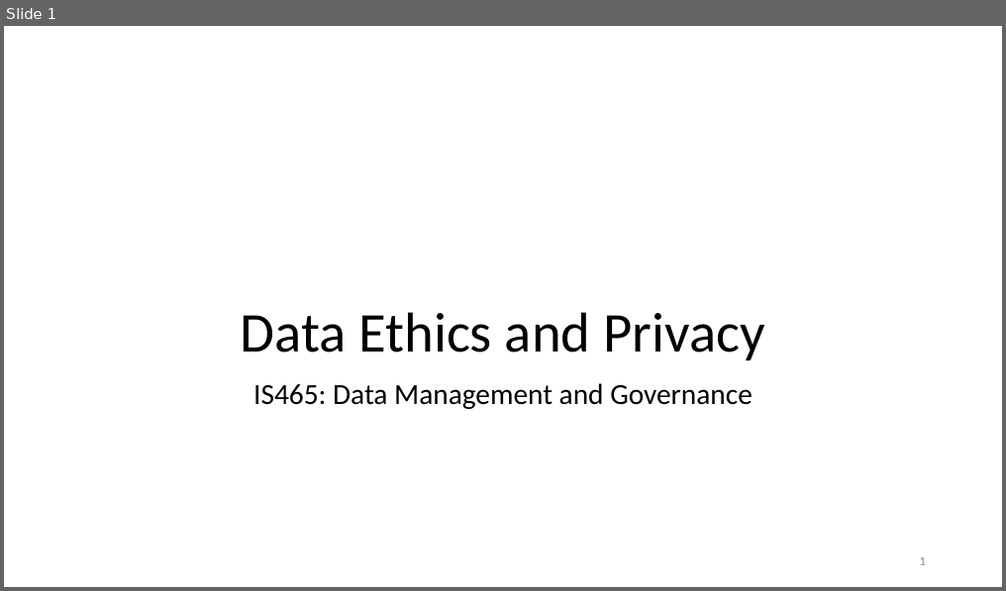
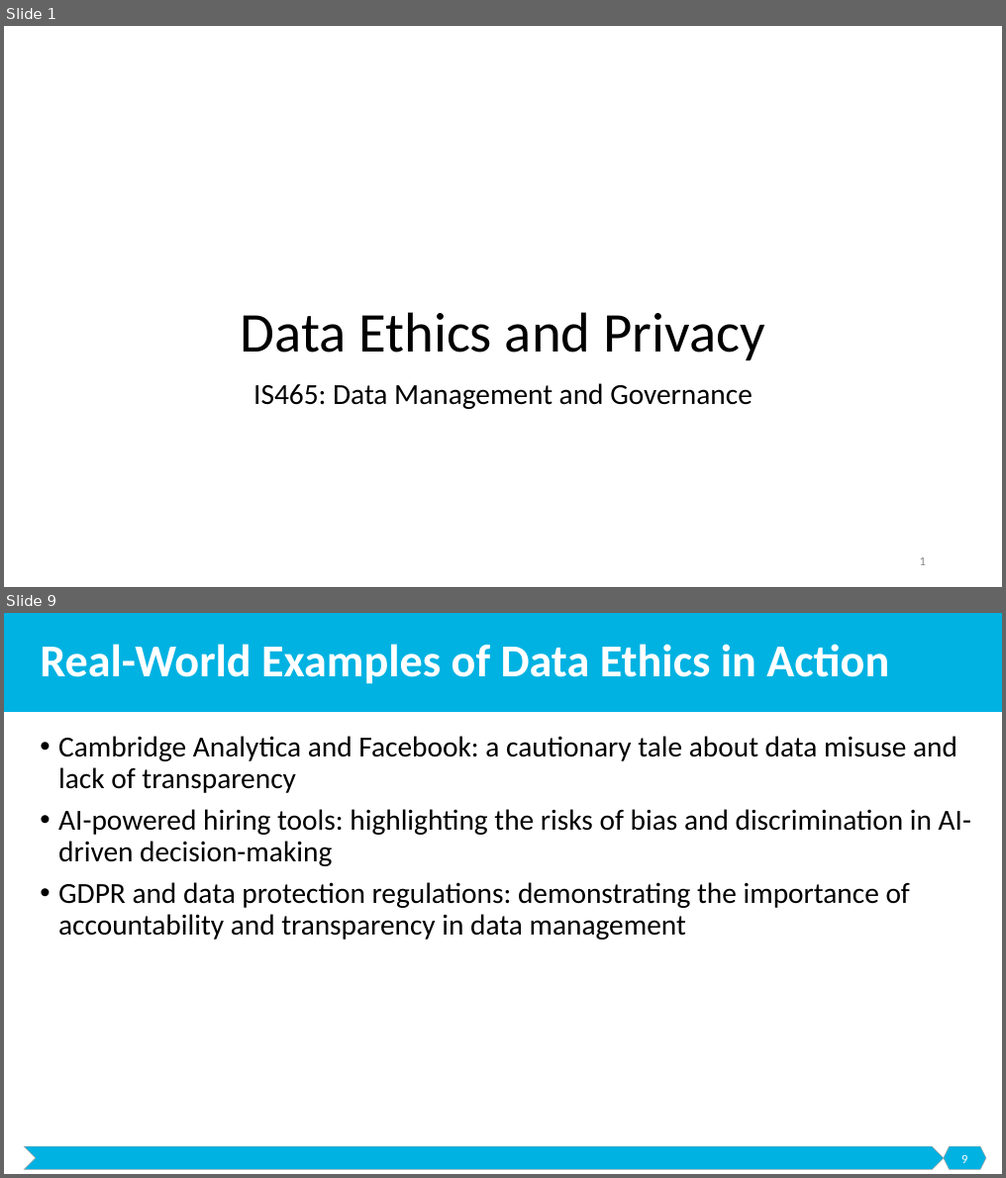
Before and after one commit to malenezi/malenezi, a slide deck: IS466/Lectures/7-DEP/Data Ethics and Privacy.pptx. Shown one above the other, each under a label of ours: slide 1 before the commit, slides 1 and 9 after it; the slides between them are not shown. The pictures are 1006x591 and 1006x1178 pixels, drawn with LibreOffice and Linux fonts; fonts in the diff are those of the drawing; background and template pictures are left out. Boxes give left, top, right and bottom in pixels: in the first picture for what was removed or moved away, otherwise in the second. Text is boxed around its words. In the diff, an @@ line names an element or a change of style, - is before the commit and + after.

```diff
--- a/IS466/Lectures/7-DEP/Data Ethics and Privacy.pptx
+++ b/IS466/Lectures/7-DEP/Data Ethics and Privacy.pptx
@@ slide 9 added at box(4, 613, 1002, 1174), background #FFFFFF @@
@@ rectangle added at box(4, 613, 1002, 712), fill #00B2E2 @@
@@ title added at box(40, 644, 889, 684), 44 pt, text #FFFFFF, bold @@
+Real-World Examples of Data Ethics in Action
@@ text added at box(58, 736, 971, 940), 28 pt, text #000000 @@
+• Cambridge Analytica and Facebook: a cautionary tale about data misuse and lack of transparency
+• AI-powered hiring tools: highlighting the risks of bias and discrimination in AI-driven decision-making
+• GDPR and data protection regulations: demonstrating the importance of accountability and transparency in data management
@@ chevron added at box(24, 1147, 944, 1170), fill #00B2E2, outline #A5A5A5 0.5 pt @@
@@ hexagon added at box(944, 1147, 986, 1170), fill #00B2E2, outline #A5A5A5 0.5 pt @@
@@ page number added at box(961, 1156, 967, 1163), 12 pt, text #FFFFFF @@
+9
```
Also in this commit, not shown: 3 slides changed, 51 other slides added, 2 other files.
